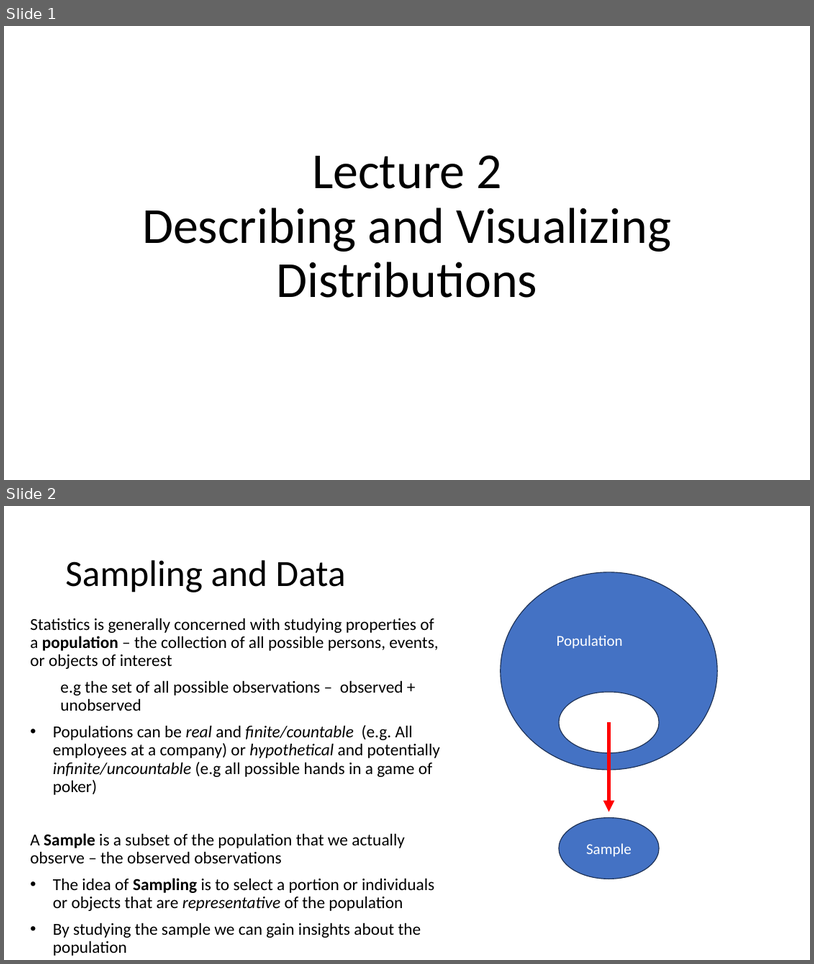
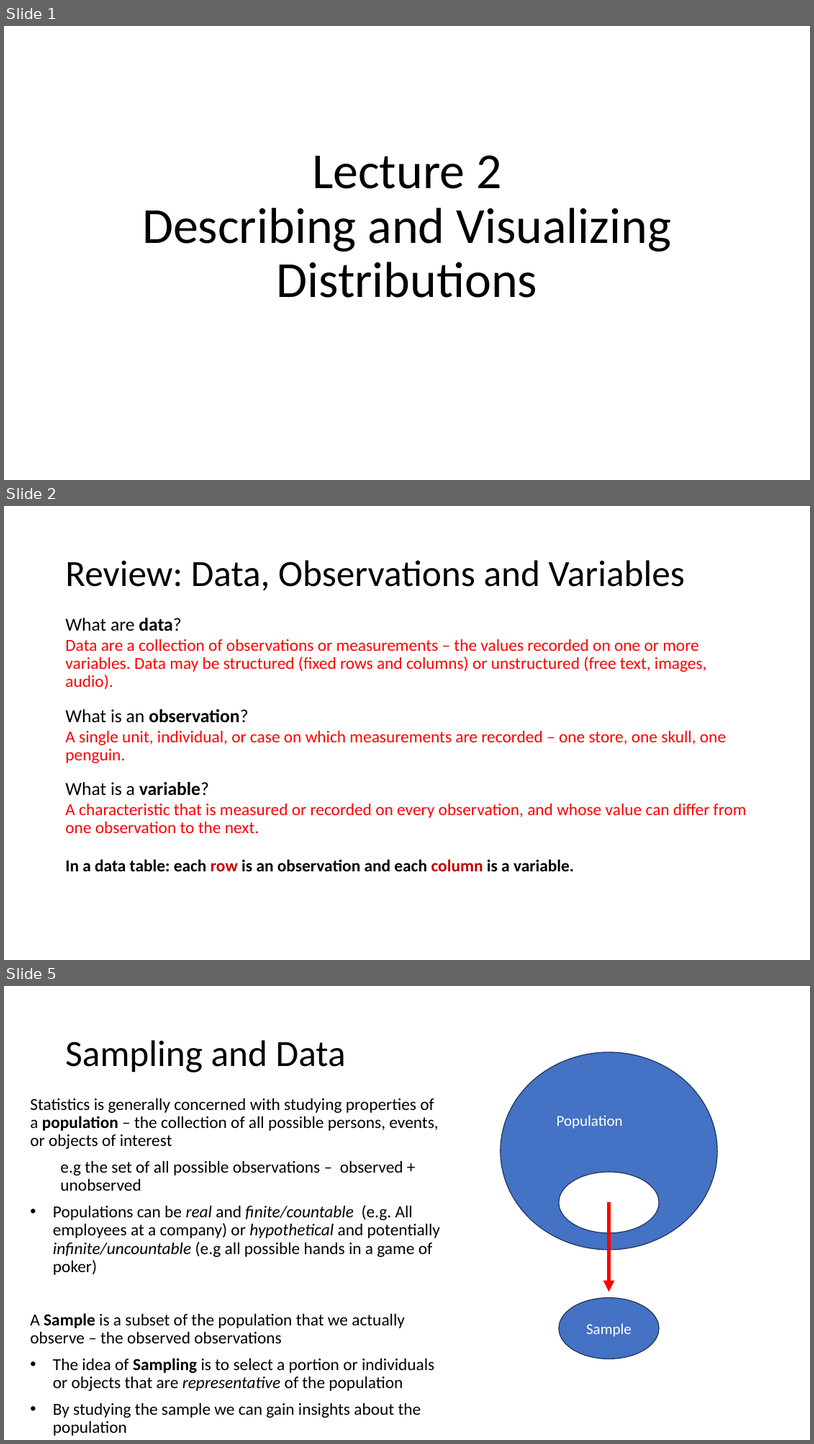
Before and after one commit to Jarred6068/Kvamme_UI_STAT251, a slide deck: docs/lecture_slides/Week 1/Week1_Lecture2_Slides_1_12_2024.pptx. Shown one above the other, each under a label of ours: slides 1 and 2 before the commit, slides 1, 2 and 5 after it; the slides between them are not shown. The pictures are 814x964 and 814x1444 pixels, drawn with LibreOffice and Linux fonts; fonts in the diff are those of the drawing. Boxes give left, top, right and bottom in pixels: in the first picture for what was removed or moved away, otherwise in the second. Text is boxed around its words. In the diff, an @@ line names an element or a change of style, - is before the commit and + after.

```diff
--- a/docs/lecture_slides/Week 1/Week1_Lecture2_Slides_1_12_2024.pptx
+++ b/docs/lecture_slides/Week 1/Week1_Lecture2_Slides_1_12_2024.pptx
@@ slide 2 added at [4, 506, 810, 960], background #FFFFFF @@
@@ title added at [65, 560, 685, 591], 44 pt, text #000000 @@
+Review: Data, Observations and Variables
@@ text added at [65, 618, 747, 871], 20 pt, text #FF0000 @@
+What are data?
+Data are a collection of observations or measurements – the values recorded on one or more variables. Data may be structured (fixed rows and columns) or unstructured (free text, images, audio).
+What is an observation?
+A single unit, individual, or case on which measurements are recorded – one store, one skull, one penguin.
+What is a variable?
+A characteristic that is measured or recorded on every observation, and whose value can differ from one observation to the next.
+In a data table: each row is an observation and each column is a variable.
@@ what was slide 2 is now slide 5 @@
```
Also in this commit, not shown: 2 slides changed, 3 other slides added, 25 other files.
